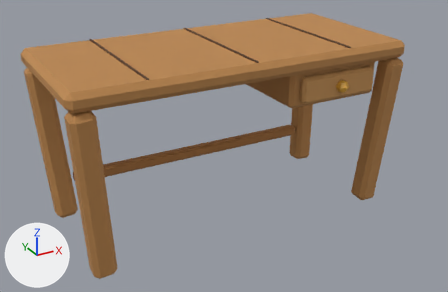
Before and after pictures for a commit that changed the glTF model Models/room_kit/writing_desk.glb.
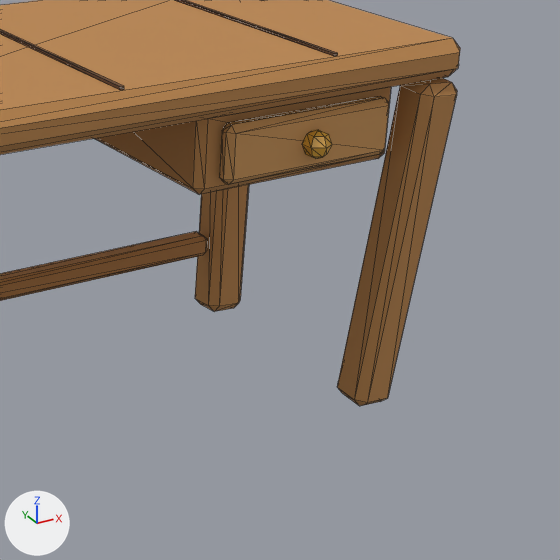
There are two pictures of each version: one whole from a camera (50 mm lens) standing at (-0.977, -1.823, 1.149) and looking at (-0.038, -0.115, 0.295), one close up on the part from 46% to 100% of the width and 8% to 91% of the height. Arrows for +X, +Y and +Z are at lower left; the lights stay in place. The older version's two pictures come first. The close-ups show mesh edges as thin lines. Where no turn or scale is listed for an object, it has been applied to the vertices.

Objects in the first close-up: 'part_drawer', 'writing_desk'.
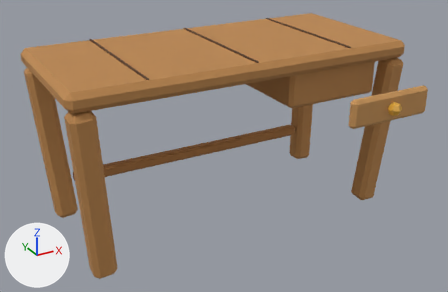
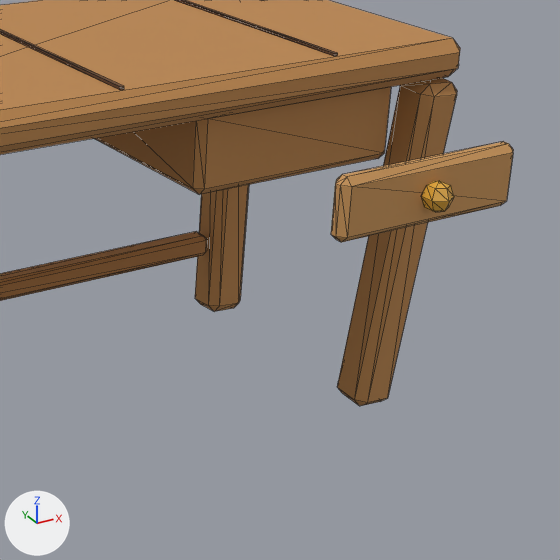
Boxes (x1, y1, x2, y2) around the edits, measured in the close-ups (560 x 560 px):
'part_drawer', moved: before (219, 96, 389, 185); after (331, 142, 513, 242)

The change, as a list of edits to the scene's bpy script:
```text
Change ob_part_drawer:
    ob_part_drawer.location: (0.33, -0.245, 0.45) -> (0.33, -0.495, 0.45)
```
